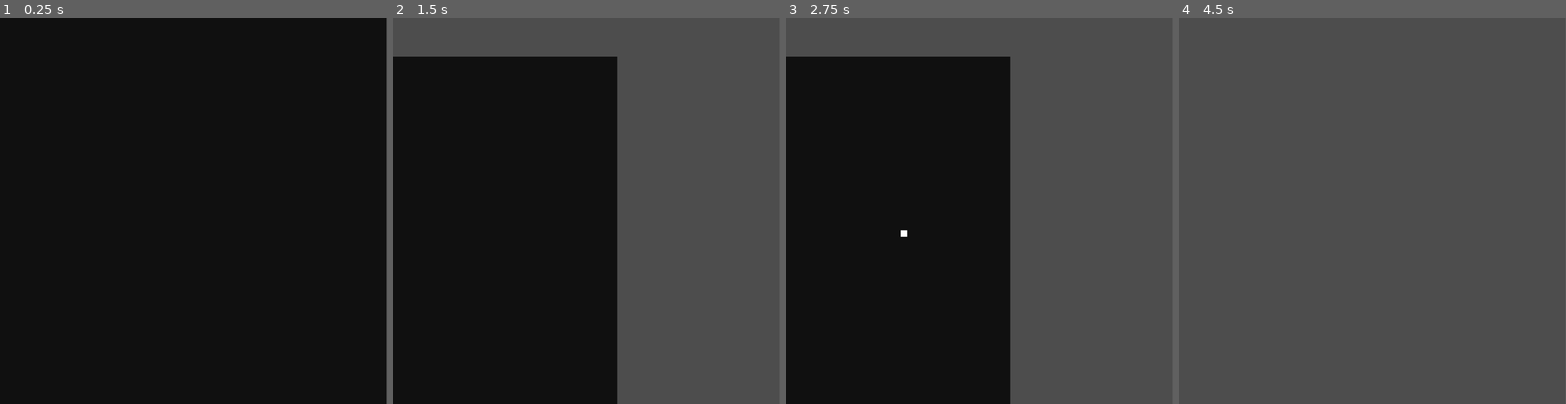
Above: before the commit, frames 1-4 (left to right).
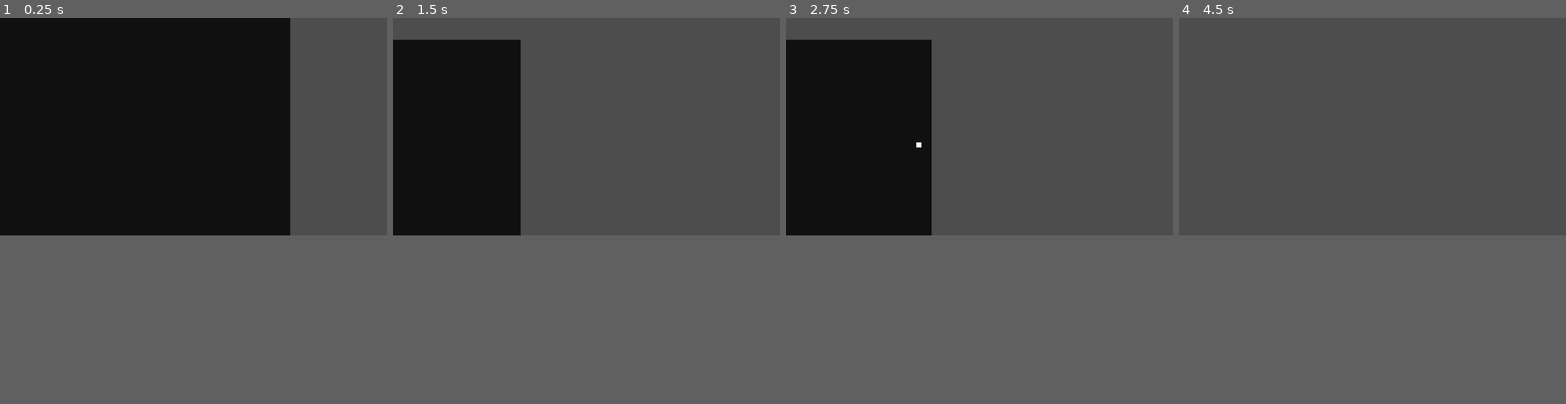
Above: after the commit, the same moments.

Repository: P3NG00/ConwaysGameOfLife_Godot
Game: Godot game, scene res://main.tscn
Two runs of this game, one before a commit and one after it. Both use one fixed random seed, a clock stepped at 60 frames per second and the inputs below.
Inputs (mouse positions are in pixels of both pictures, inside the frame that each line leads up to):
- Up to frame 1 (0.25 s): no input
- Up to frame 2 (1.5 s): tap Enter at 0.5 s; move the mouse to (671, 191) at 0.52 s; hold Right mouse button (cgol_drag_view) 0.53-1.28 s; tap Space (cgol_next_frame) at 0.8, 1.25, 1.35 s; move the mouse to (509, 230) at 1.27 s
- Up to frame 3 (2.75 s): click (902, 230) at 1.55 s; tap Enter at 2 s; move the mouse to (1018, 126) at 2.02 s; click (1018, 126) at 2.1 s; tap Mouse wheel up (cgol_zoom_in, bound only after the commit) at 2.3 s
- Up to frame 4 (4.5 s): tap Space (cgol_next_frame) at 2.75, 4.25 s; move the mouse to (1353, 288) at 2.77 s; tap Mouse wheel up (cgol_zoom_in, bound only after the commit) at 2.85 s; tap Mouse wheel down (cgol_zoom_out, bound only after the commi… at 3.05, 3.6 s; tap Enter at 3.5 s; move the mouse to (1488, 268) at 3.52 s; hold Right mouse button (cgol_drag_view) 3.53-4.28 s; move the mouse to (1256, 153) at 4.27 s; right-click (1256, 153) at 4.35 s
In our replay, the window is 799x799 before the commit and 800x450 after it. These sizes can differ from the game's own. Grey fills any space a smaller window leaves; there, only what the larger window draws over its background counts as a difference.

The runs differ from the first frame. In frame 1, 14% of the frame differs, in the area x 75-100%, y 0-57%; in frame 2, 31%, in the area x 0-100%, y 5-100%; in frame 3, 29%; in frame 4, only the window size differs.

Commit message:
began adding zoom ability

Diff:
--- a/main.gd
+++ b/main.gd
@@ -3,23 +3,27 @@
 
 
 # config
-const CELL_SIZE: int = 16
-const GRID_SIZE: Vector2i = Vector2i(60, 60)
+const DEFAULT_CELL_SIZE: int = 16
+const DEFAULT_GRID_SIZE: Vector2i = Vector2i(60, 60)
 const COLOR_ACTIVE: Color = Color('#FFFFFF')
 const COLOR_INACTIVE: Color = Color('#101010')
 
 # constants
-const DRAW_SIZE: Vector2i = Vector2i(CELL_SIZE, CELL_SIZE)
-const MOUSE_MAX: Vector2i = GRID_SIZE * CELL_SIZE
 const NEIGHBOR_OFFSETS: Array[Vector2i] = [
     Vector2i(-1, -1), Vector2i(0, -1), Vector2i(1, -1),
     Vector2i(-1,  0),                  Vector2i(1,  0),
     Vector2i(-1,  1), Vector2i(0,  1), Vector2i(1,  1),
 ]
 
-# cell state variables
+# cell variables
 static var current_state: bool = false
 var cells: Array[Cell]
+
+# display variables
+var cell_size: int = DEFAULT_CELL_SIZE
+var cell_draw_size: Vector2i = Vector2i(cell_size, cell_size)
+var cell_grid_size: Vector2i = DEFAULT_GRID_SIZE # TODO make size adjustable
+var cell_grid_draw_size: Vector2i = cell_grid_size * cell_size
 
 # view drag variables
 var mouse_drag_position_last: Vector2i = Vector2i.ZERO
@@ -30,30 +34,27 @@
 func get_mouse_position() -> Vector2i:
     return get_viewport().get_mouse_position()
 
-func get_mouse_position_offset() -> Vector2i:
-    return get_mouse_position() - camera_offset
-
 func create_cells() -> void:
-    for x in GRID_SIZE.x:
-        for y in GRID_SIZE.y:
+    for x in cell_grid_size.x:
+        for y in cell_grid_size.y:
             cells.append(Cell.new())
 
 func draw_cells() -> void:
     # draw background
-    draw_rect(Rect2(camera_offset, MOUSE_MAX), COLOR_INACTIVE)
+    draw_rect(Rect2(camera_offset, cell_grid_draw_size), COLOR_INACTIVE)
     # draw cells
-    for x in GRID_SIZE.x:
-        for y in GRID_SIZE.y:
+    for x in cell_grid_size.x:
+        for y in cell_grid_size.y:
             draw_cell(x, y)
 
 func draw_cell(x: int, y: int) -> void:
     if not get_cell(x, y).active:
         return
-    var draw_pos: Vector2i = Vector2i(x, y) * CELL_SIZE
-    draw_rect(Rect2(draw_pos + camera_offset, DRAW_SIZE), COLOR_ACTIVE)
+    var draw_pos: Vector2i = Vector2i(x, y) * cell_size
+    draw_rect(Rect2(draw_pos + camera_offset, cell_draw_size), COLOR_ACTIVE)
 
 func get_cell(x: int, y: int) -> Cell:
-    return cells[x + y * GRID_SIZE.x]
+    return cells[x + y * cell_grid_size.x]
 
 func get_cell_color(x: int, y: int) -> Color:
     return COLOR_ACTIVE if get_cell(x, y).active else COLOR_INACTIVE
@@ -67,7 +68,7 @@
     for offset in NEIGHBOR_OFFSETS:
         var nx: int = x + offset.x
         var ny: int = y + offset.y
-        if nx < 0 or nx >= GRID_SIZE.x or ny < 0 or ny >= GRID_SIZE.y:
+        if nx < 0 or nx >= cell_grid_size.x or ny < 0 or ny >= cell_grid_size.y:
             continue
         # use last state to check for active neighbors
         if get_cell(nx, ny).active_last:
@@ -84,16 +85,16 @@
     # flip states
     current_state = not current_state
     # update cells
-    for x in GRID_SIZE.x:
-        for y in GRID_SIZE.y:
+    for x in cell_grid_size.x:
+        for y in cell_grid_size.y:
             update_cell(x, y)
     queue_redraw()
 
 func toggle_cell_under_mouse() -> void:
     var mpos: Vector2i = get_mouse_position() - camera_offset
-    if mpos.x < 0 or mpos.x >= MOUSE_MAX.x or mpos.y < 0 or mpos.y >= MOUSE_MAX.y:
+    if mpos.x < 0 or mpos.x >= cell_grid_draw_size.x or mpos.y < 0 or mpos.y >= cell_grid_draw_size.y:
         return
-    mpos /= CELL_SIZE
+    mpos /= cell_size
     toggle_cell(mpos.x, mpos.y)
     queue_redraw()
 
@@ -101,6 +102,13 @@
     var mpos: Vector2i = get_mouse_position()
     camera_offset += mpos - mouse_drag_position_last
     mouse_drag_position_last = mpos
+    queue_redraw()
+
+# call when 'cell_size' changes to recalculate dependent variables
+func adjust_cell_size(n: int) -> void:
+    cell_size = max(1, cell_size + n)
+    cell_draw_size = Vector2i(cell_size, cell_size)
+    cell_grid_draw_size = cell_grid_size * cell_size
     queue_redraw()
 
 
@@ -137,6 +145,11 @@
         mouse_drag_position_last = get_mouse_position()
     if Input.is_action_pressed('cgol_drag_view'):
         update_mouse_drag()
+    # view zoom
+    if Input.is_action_just_pressed('cgol_zoom_in'):
+        adjust_cell_size(1)
+    if Input.is_action_just_pressed('cgol_zoom_out'):
+        adjust_cell_size(-1)
 
 func _draw() -> void:
     draw_cells()
--- a/main.tscn
+++ b/main.tscn
@@ -9,4 +9,6 @@
 anchor_bottom = 1.0
 grow_horizontal = 2
 grow_vertical = 2
+size_flags_horizontal = 3
+size_flags_vertical = 3
 script = ExtResource("1_0fcyj")
--- a/project.godot
+++ b/project.godot
@@ -17,8 +17,8 @@
 
 [display]
 
-window/size/viewport_width=960
-window/size/viewport_height=960
+window/size/viewport_width=1280
+window/size/viewport_height=720
 
 [input]
 
@@ -37,3 +37,13 @@
 "events": [Object(InputEventMouseButton,"resource_local_to_scene":false,"resource_name":"","device":-1,"window_id":0,"a …(258 unchanged characters)…
 ]
 }
+cgol_zoom_in={
+"deadzone": 0.5,
+"events": [Object(InputEventMouseButton,"resource_local_to_scene":false,"resource_name":"","device":-1,"window_id":0,"alt_pressed":false,"shift_pressed":false,"ctrl_pressed":false,"meta_pressed":false,"button_mask":8,"position":Vector2(123, 15),"global_position":Vector2(127, 56),"factor":1.0,"button_index":4,"canceled":false,"pressed":true,"double_click":false,"script":null)
+]
+}
+cgol_zoom_out={
+"deadzone": 0.5,
+"events": [Object(InputEventMouseButton,"resource_local_to_scene":false,"resource_name":"","device":-1,"window_id":0,"alt_pressed":false,"shift_pressed":false,"ctrl_pressed":false,"meta_pressed":false,"button_mask":16,"position":Vector2(271, 17),"global_position":Vector2(275, 58),"factor":1.0,"button_index":5,"canceled":false,"pressed":true,"double_click":false,"script":null)
+]
+}
